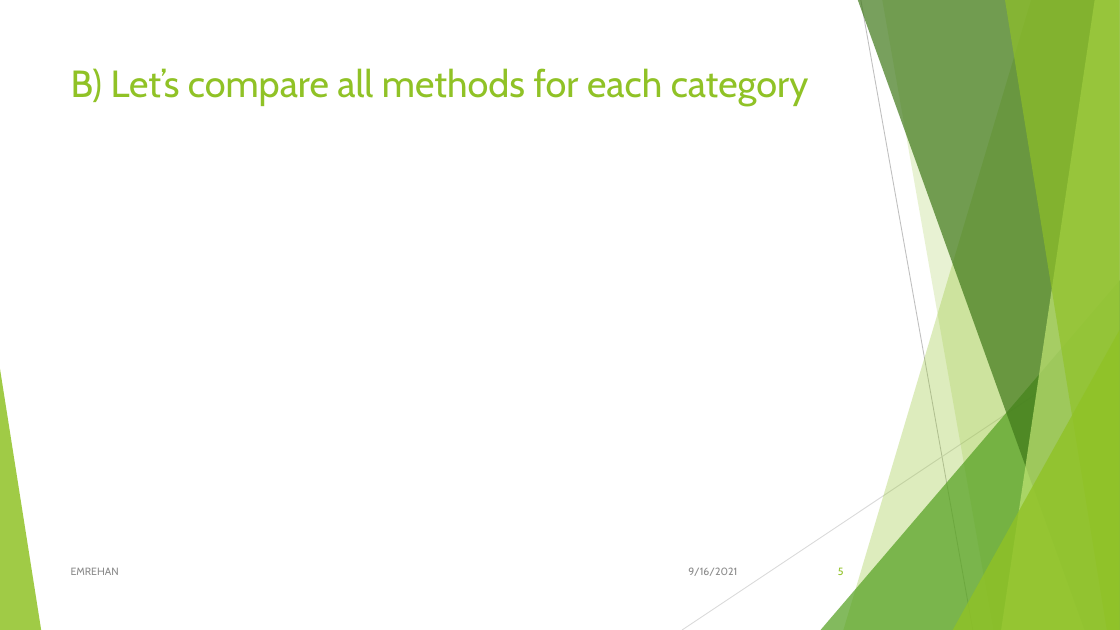
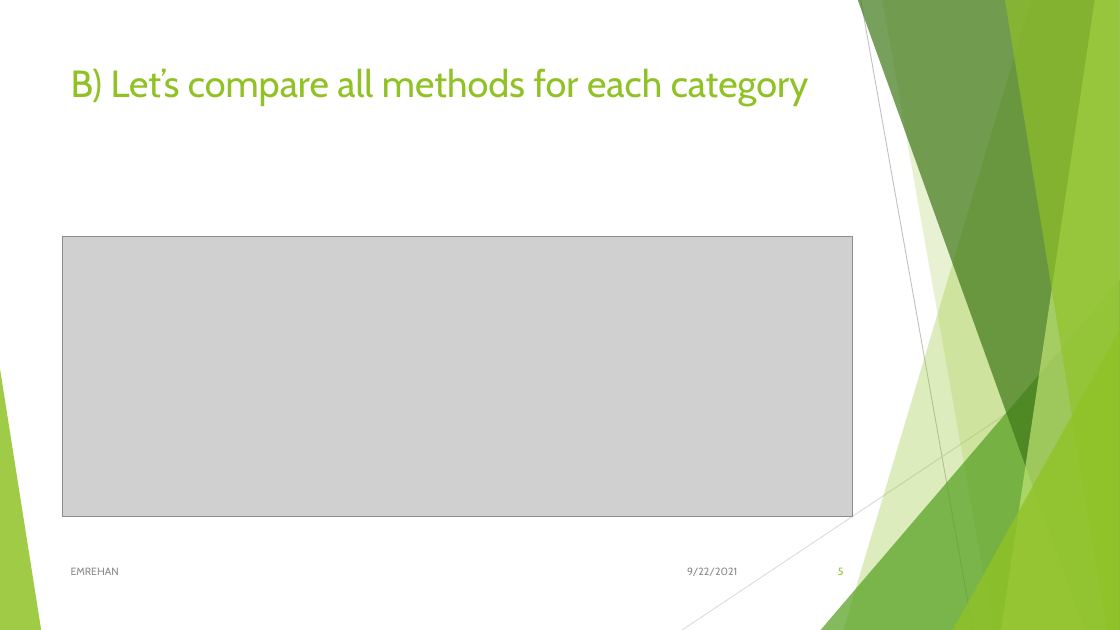
Before and after one commit to matahmet/NAYN-Project, a slide deck: slide 5 of 4_Some_Advanced_Examinations/Episode_Four.pptx. Drawn at 1120x630 pixels with LibreOffice and Linux fonts; fonts in the diff are those of the drawing; grey boxes stand for pictures. Boxes give left, top, right and bottom in pixels: in the first picture for what was removed or moved away, otherwise in the second. Text is boxed around its words. In the diff, an @@ line names an element or a change of style, - is before the commit and + after.

```diff
--- a/4_Some_Advanced_Examinations/Episode_Four.pptx
+++ b/4_Some_Advanced_Examinations/Episode_Four.pptx
@@ picture added at [62, 237, 852, 517] @@
@@ text at [687, 567, 737, 576]: text changed @@
-9/16/2021
+9/22/2021
```
Also in this commit, not shown: 4 other slides changed, 14 slides added.
